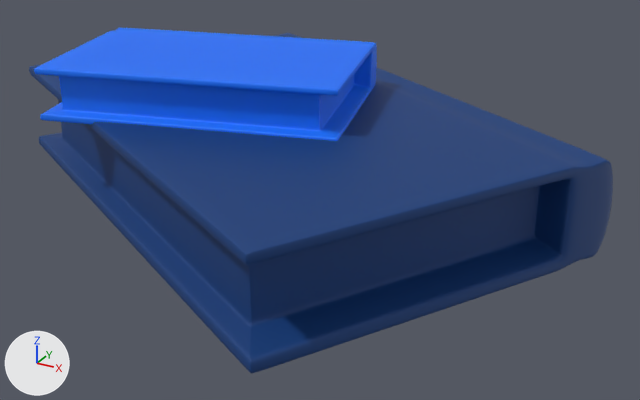
The glTF model src/worlds/KIN_ShootAndDrop/assets/models/Book3.glb, before and after one commit.
Rendered twice from a 50 mm camera at (528.6, -295.4, 215.0) aimed at (473.4, -194.9, 164.8). Lighting does not change. The marker at lower left points along +X, +Y and +Z. Where no turn or scale is listed for an object, it has been applied to the vertices.

In view in the first picture: 'pCube31_lambert23_0', 'pCube32_lambert24_0'.
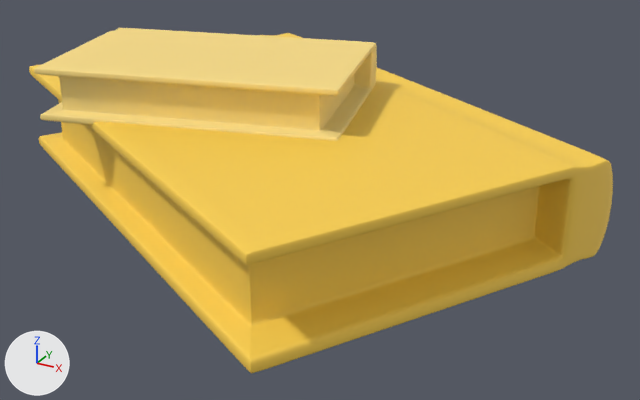
The edits, one by one:
Material 'lambert23' (mat_lambert23) changes colour from dark blue #033a79 to yellow #ffd34f; in linear values from (0.00091, 0.0423, 0.191) to (1.0, 0.651, 0.0782).
Material 'lambert24' (mat_lambert24) changes colour from blue #0571ff to yellow #ffe187; in linear values from (0.00152, 0.165, 1.0) to (1.0, 0.753, 0.242).

Where the change shows, as pixel boxes (x1, y1, x2, y2) in the pictures (640 x 400 px):
'pCube31_lambert23_0', recoloured (blue to yellow)
    both: (29, 33, 613, 373)
'pCube32_lambert24_0', recoloured (blue to yellow)
    both: (34, 28, 377, 141)
